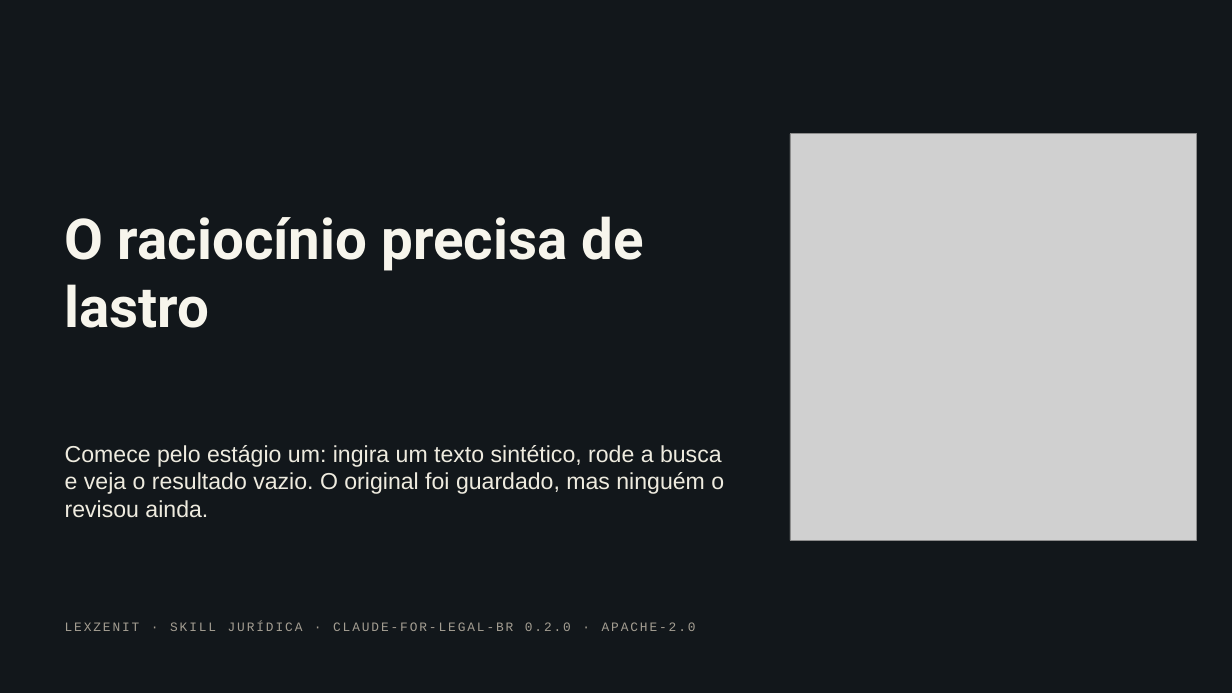
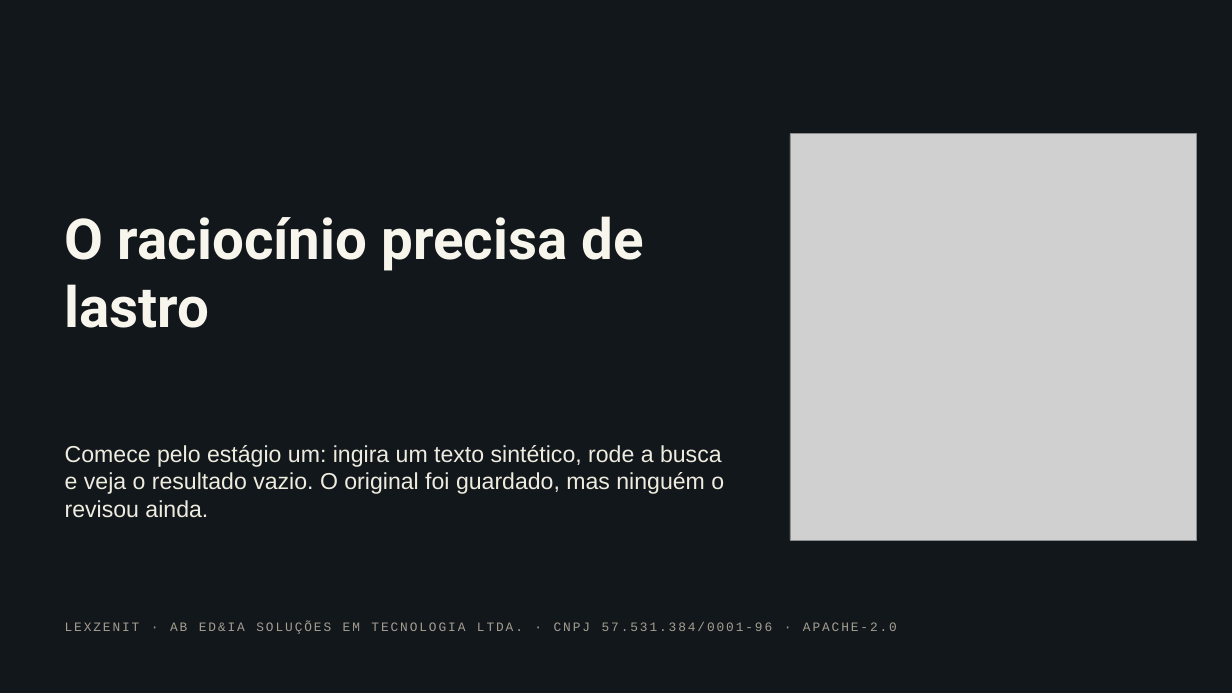
Before and after one commit to oalexandrebelo/LexZenit-JUD-for-legal-BR, a slide deck: slide 15 of lexzenit/media/lexzenit-juridico.pptx. Drawn at 1232x693 pixels with LibreOffice and Linux fonts; fonts in the diff are those of the drawing; grey boxes stand for pictures; background and template pictures are left out. Boxes give left, top, right and bottom in pixels: in the first picture for what was removed or moved away, otherwise in the second. Text is boxed around its words. In the diff, an @@ line names an element or a change of style, - is before the commit and + after.

```diff
--- a/lexzenit/media/lexzenit-juridico.pptx
+++ b/lexzenit/media/lexzenit-juridico.pptx
@@ text at [65,622,897,634]: text changed @@
-LEXZENIT · SKILL JURÍDICA · CLAUDE-FOR-LEGAL-BR 0.2.0 · APACHE-2.0
+LEXZENIT · AB ED&IA SOLUÇÕES EM TECNOLOGIA LTDA. · CNPJ 57.531.384/0001-96 · APACHE-2.0
```
Also in this commit, not shown: 3 other files.
